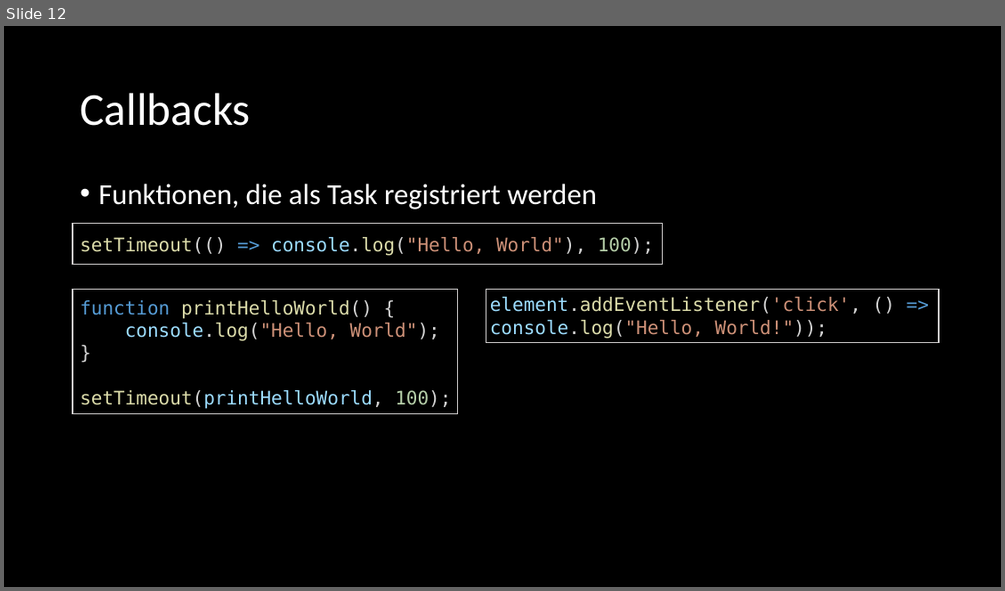
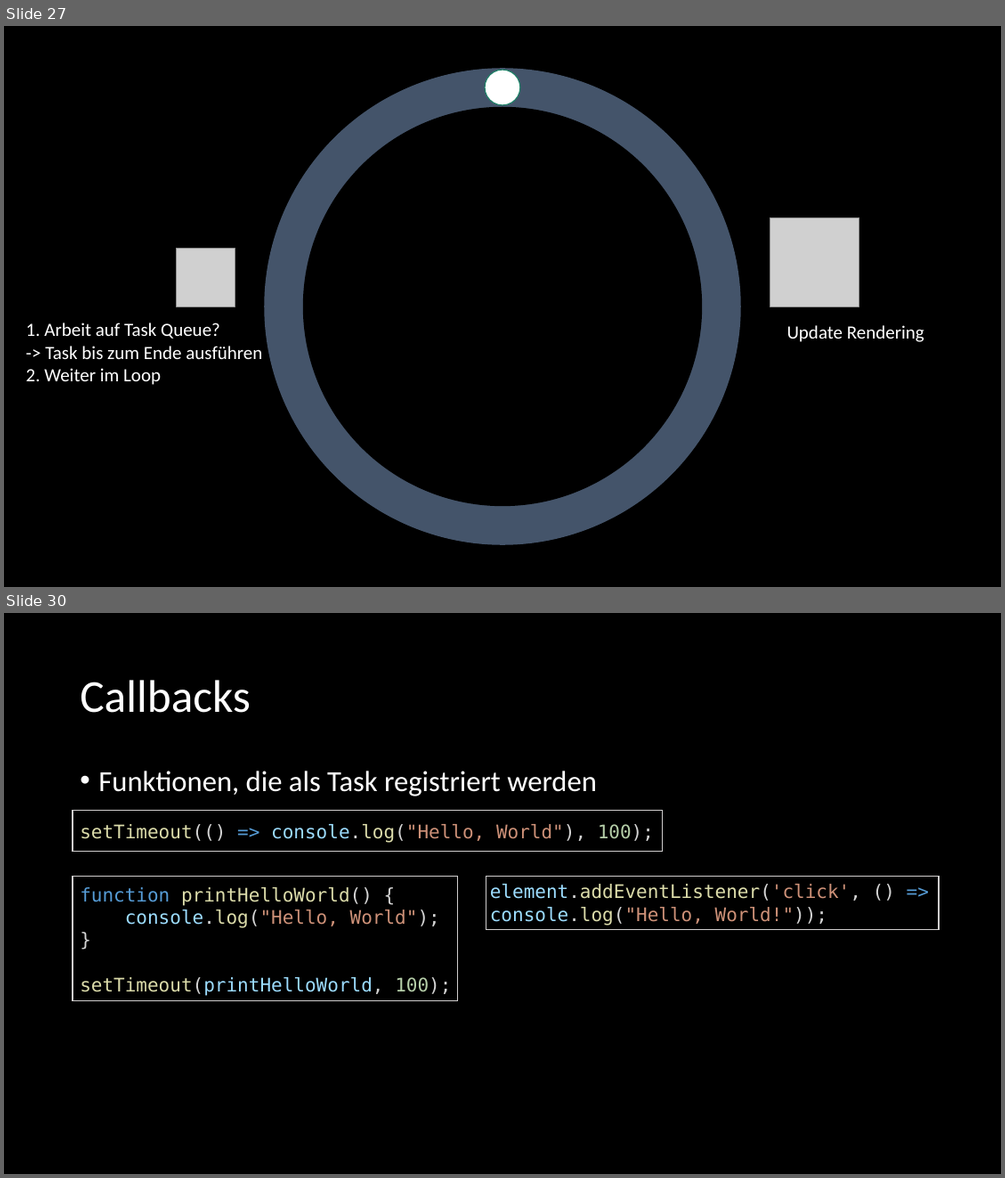
Before and after one commit to twobiers/webtech-workshop-js-async, a slide deck: slides/Presentation.pptx. Shown one above the other, each under a label of ours: slide 12 before the commit, slides 27 and 30 after it; the slides between them are not shown. The pictures are 1005x591 and 1005x1178 pixels, drawn with LibreOffice and Linux fonts; fonts in the diff are those of the drawing; grey boxes stand for pictures. Boxes give left, top, right and bottom in pixels: in the first picture for what was removed or moved away, otherwise in the second. Text is boxed around its words. In the diff, an @@ line names an element or a change of style, - is before the commit and + after.

```diff
--- a/slides/Presentation.pptx
+++ b/slides/Presentation.pptx
@@ slide 27 added at (x1=4, y1=26, x2=1001, y2=587), background #000000 @@
@@ ellipse added at (x1=264, y1=68, x2=741, y2=545), fill #44546A @@
@@ ellipse added at (x1=485, y1=70, x2=520, y2=104), fill #FFFFFF, outline #1E8168 1 pt @@
@@ ellipse added at (x1=303, y1=107, x2=703, y2=506), fill #000000 @@
@@ picture added at (x1=770, y1=217, x2=859, y2=306) @@
@@ picture added at (x1=177, y1=248, x2=235, y2=306) @@
@@ text added at (x1=26, y1=322, x2=262, y2=385), 18 pt, text #FFFFFF @@
+1. Arbeit auf Task Queue?
+-> Task bis zum Ende ausführen
+2. Weiter im Loop
@@ text added at (x1=787, y1=325, x2=924, y2=342), 18 pt, text #FFFFFF @@
+Update Rendering
@@ what was slide 12 is now slide 30 @@
```
Also in this commit, not shown: 2 slides changed, 20 other slides added, 1 slide removed, 1 other file.
